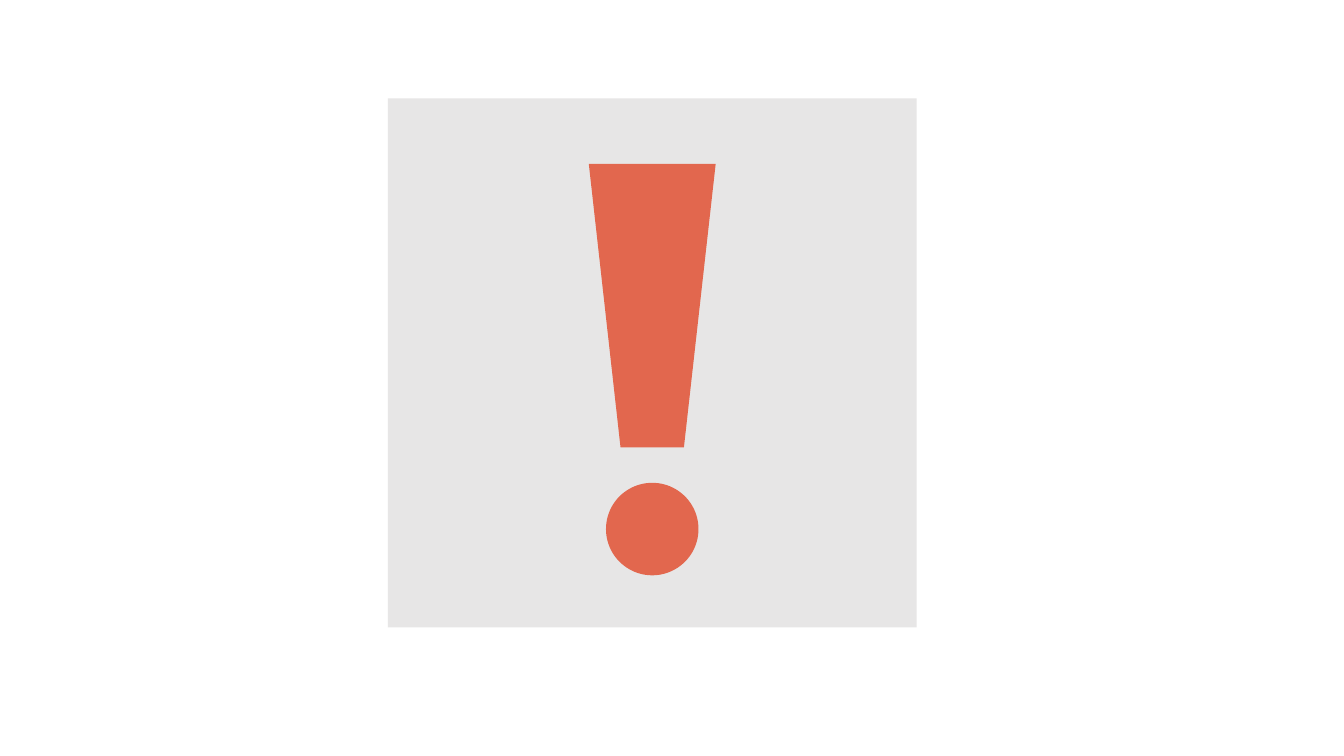
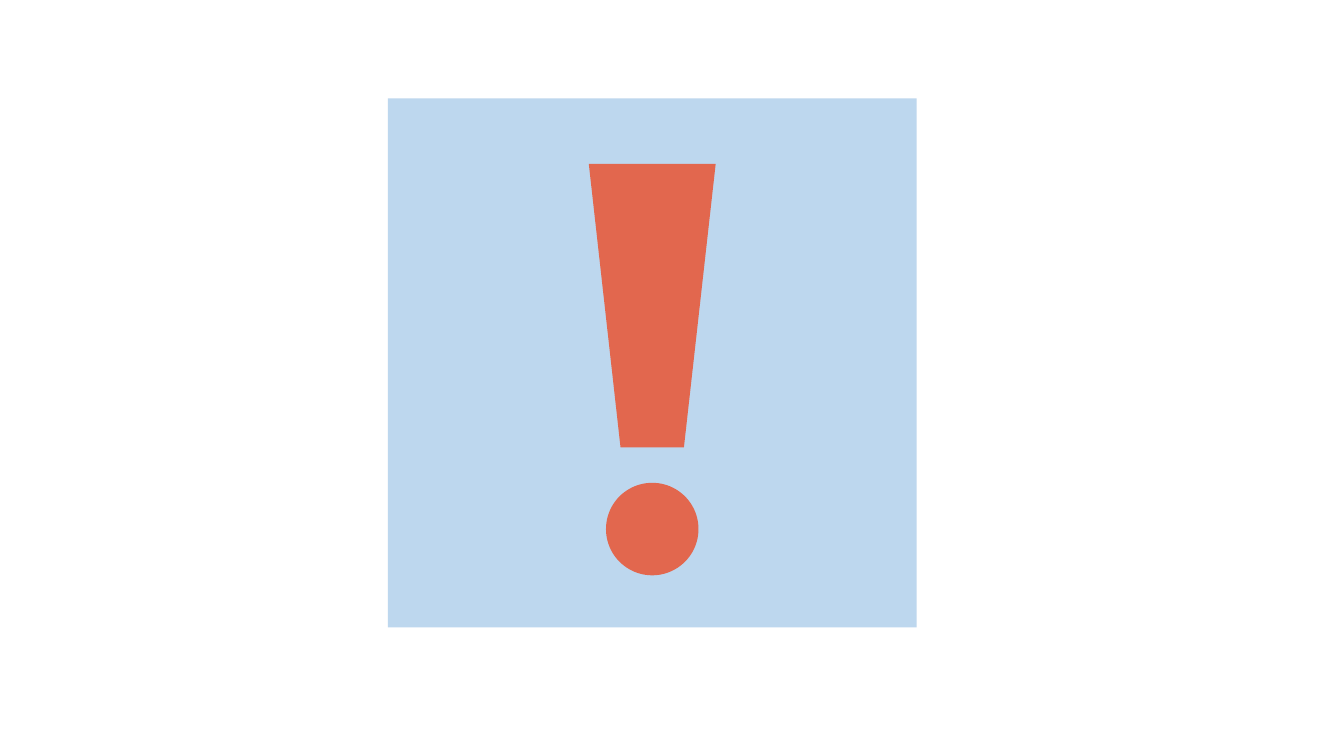
Before and after one commit to DuetoPark/movie-page, a slide deck: slide 4 of pictures/영화표.pptx. Drawn at 1344x756 pixels with LibreOffice and Linux fonts; fonts in the diff are those of the drawing. Boxes give left, top, right and bottom in pixels: in the first picture for what was removed or moved away, otherwise in the second. Text is boxed around its words. In the diff, an @@ line names an element or a change of style, - is before the commit and + after.

```diff
--- a/pictures/영화표.pptx
+++ b/pictures/영화표.pptx
@@ rectangle at (x1=388, y1=99, x2=918, y2=628): fill #E7E6E6 to #BDD7EE @@
```
Also in this commit, not shown: 2 slides added, 2 slides removed, 16 other files.
